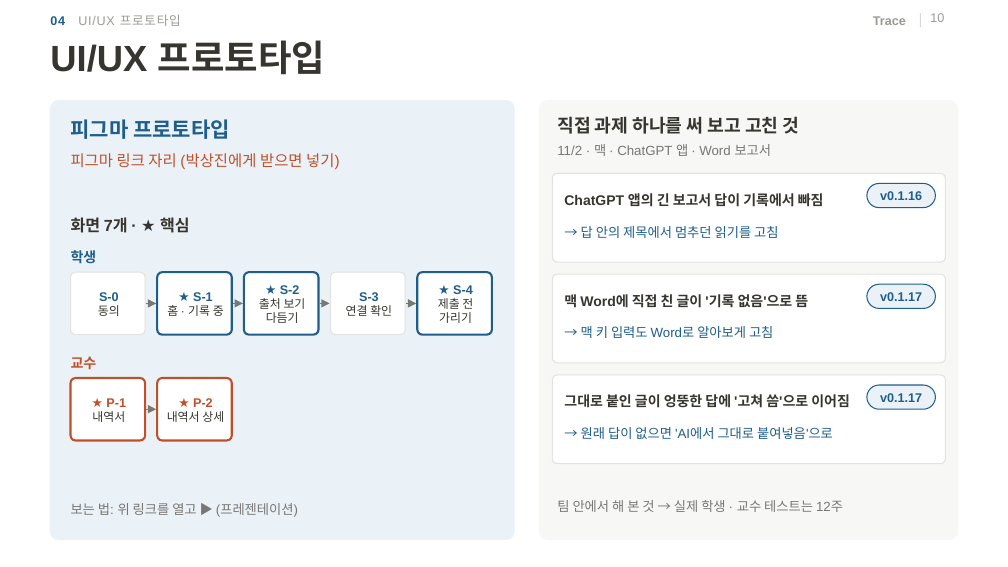
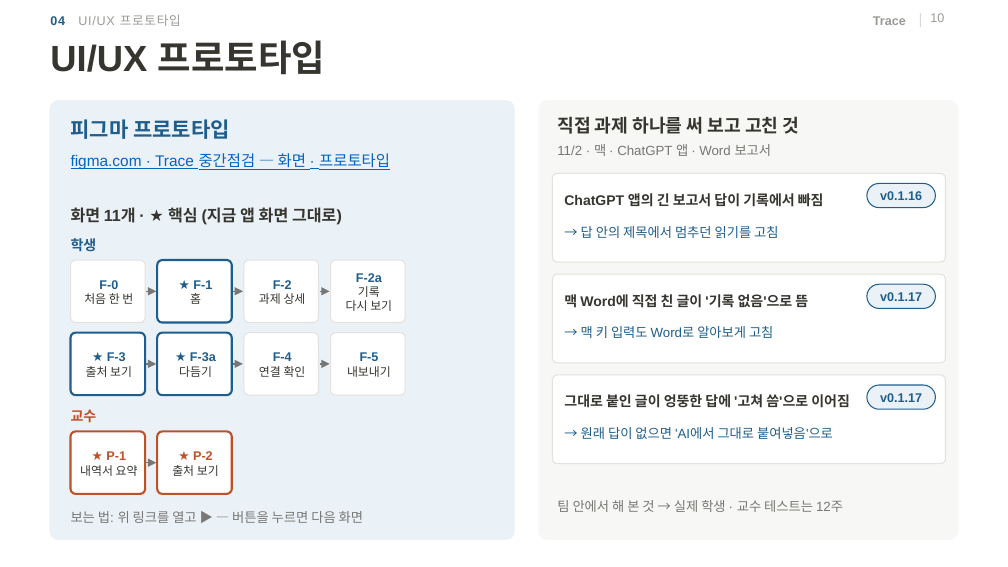
Before and after one commit to 20233014-KYH/trace, a slide deck: slide 10 of deck/중간발표_김용현.pptx. Drawn at 1008x567 pixels with LibreOffice and Linux fonts; fonts in the diff are those of the drawing; background and template pictures are left out. Boxes give left, top, right and bottom in pixels: in the first picture for what was removed or moved away, otherwise in the second. Text is boxed around its words. In the diff, an @@ line names an element or a change of style, - is before the commit and + after.

```diff
--- a/deck/중간발표_김용현.pptx
+++ b/deck/중간발표_김용현.pptx
@@ text at (71,153,390,170): text changed; text colour #C0502A to #0563C1 @@
-피그마 링크 자리 (박상진에게 받으면 넣기)
+figma.com · Trace 중간점검 — 화면 · 프로토타입
@@ text at (71,207,342,225): text changed @@
-화면 7개 · ★ 핵심
+화면 11개 · ★ 핵심 (지금 앱 화면 그대로)
@@ 4 rounded rectangles, 3 arrows, 1 text: place and size @@
-4 rounded rectangles, 3 arrows, 1 text at (71,250,405,335)
+4 rounded rectangles, 3 arrows, 1 text at (71,238,405,323)
@@ rounded rectangle at (244,260,319,323): outline #1F5E8C 1.5 pt to #E3E2DE 0.75 pt @@
@@ text added at (84,293,133,304), 8.5 pt, text #37352F @@
+F-0
+처음 한 번
@@ text removed at (98,292,120,316) @@
-S-0
-동의
@@ text at (190,280,212,304): text changed; size 8.5 to 9 pt; text colour #37352F to #1F5E8C; bold on @@
-★ S-1
-홈 · 기록 중
+★ F-1
+홈
@@ text added at (259,280,306,304), 8.5 pt, text #37352F @@
+F-2
+과제 상세
@@ text added at (346,273,392,311), 8.5 pt, text #37352F @@
+F-2a
+기록
+다시 보기
@@ text removed at (438,285,473,323) @@
-★ S-4
-제출 전
-가리기
@@ text at (266,312,299,323): paragraph removed @@
-다듬기
@@ rounded rectangle: place and size @@
-rounded rectangle at (417,272,492,335)
+rounded rectangle at (71,333,145,395)
@@ text added at (86,352,132,377), 9 pt, text #1F5E8C, bold @@
+★ F-3
+출처 보기
@@ rounded rectangle added at (157,333,232,395), fill #FFFFFF, outline #1F5E8C 1.5 pt @@
@@ text added at (179,352,216,377), 9 pt, text #1F5E8C, bold @@
+★ F-3a
+다듬기
@@ rounded rectangle added at (244,333,319,395), fill #FFFFFF, outline #E3E2DE 0.75 pt @@
@@ text "F-4": place and size @@
-text "F-4" at (346,292,392,316)
+text "F-4" at (259,352,306,377)
@@ text at (273,352,292,361): text changed @@
-S-3
+F-4
@@ rounded rectangle added at (331,333,405,395), fill #FFFFFF, outline #E3E2DE 0.75 pt @@
@@ text added at (347,352,391,377), 8.5 pt, text #37352F @@
+F-5
+내보내기
@@ arrow moved from (146, 409) - (156, 409) to (146, 364) - (156, 364) @@
@@ arrow added from (233, 364) to (243, 364), #787774 1 pt @@
@@ arrow moved from (406, 303) - (416, 303) to (320, 364) - (330, 364) @@
@@ text removed at (167,398,224,422) @@
-★ P-2
-내역서 상세
@@ 2 texts, 2 rounded rectangles: place and size @@
-2 texts, 2 rounded rectangles at (71,356,232,440)
+2 texts, 2 rounded rectangles at (71,409,232,494)
@@ text "★ P-2": place and size @@
-text "★ P-2" at (259,285,306,323)
+text "★ P-2" at (172,451,219,476)
@@ text at (80,465,138,476): text changed @@
-내역서
+내역서 요약
@@ arrow added from (146, 463) to (156, 463), #787774 1 pt @@
@@ text at (193,451,213,460): text changed; text colour #1F5E8C to #C0502A @@
-★ S-2
+★ P-2
@@ text at (71,511,363,523): text changed @@
-보는 법: 위 링크를 열고 ▶ (프레젠테이션)
+보는 법: 위 링크를 열고 ▶ — 버튼을 누르면 다음 화면
```
Also in this commit, not shown: 4 other slides changed, 16 other files.
